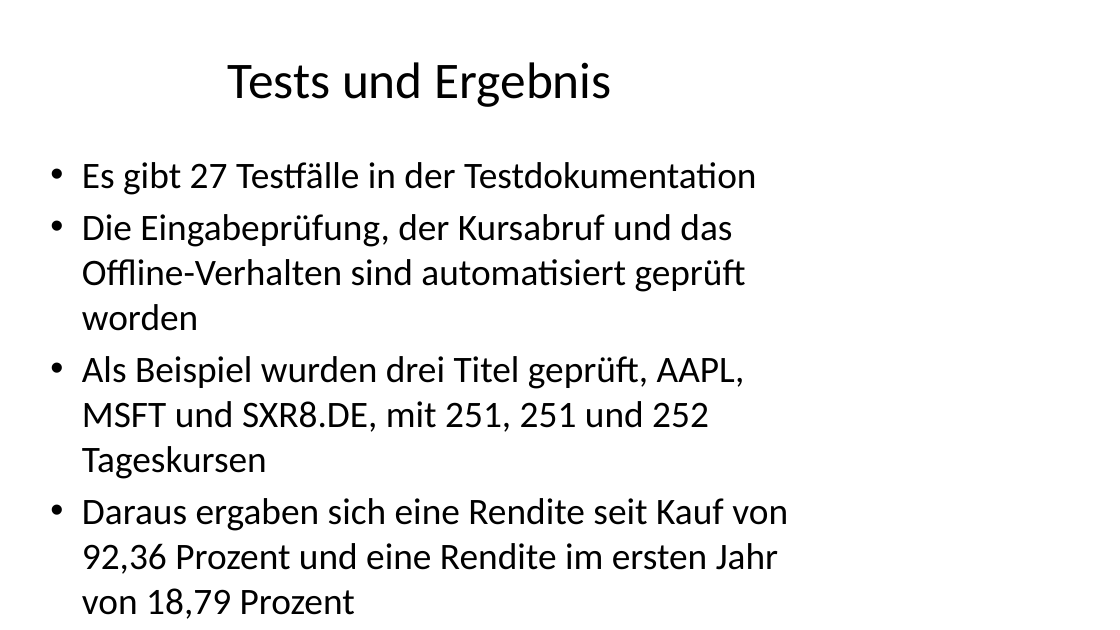
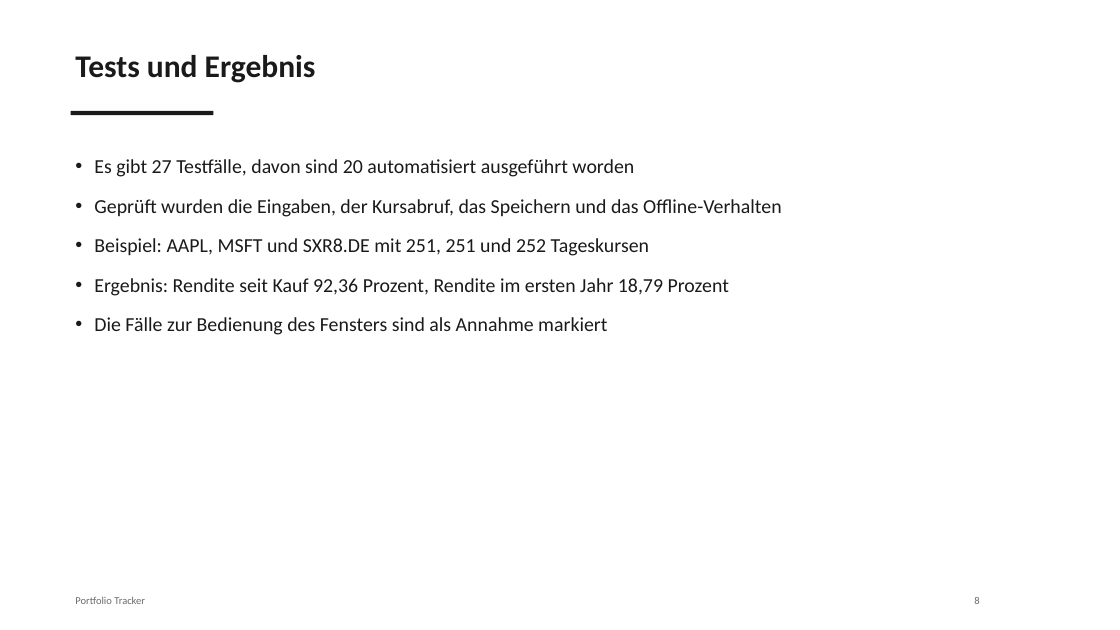
Before and after one commit to Apewee/PortfolioTracker, a slide deck: slide 9 of PortfolioPräsentation.pptx (slide 8 before the commit). Drawn at 1120x630 pixels with LibreOffice and Linux fonts; fonts in the diff are those of the drawing. Boxes give left, top, right and bottom in pixels: in the first picture for what was removed or moved away, otherwise in the second. Text is boxed around its words. In the diff, an @@ line names an element or a change of style, - is before the commit and + after.

```diff
--- a/PortfolioPräsentation.pptx
+++ b/PortfolioPräsentation.pptx
@@ text "Tests und Ergebnis": place and size @@
-text "Tests und Ergebnis" at bbox=[228, 62, 611, 107]
+text "Tests und Ergebnis" at bbox=[75, 55, 316, 83]
@@ text "Tests und Ergebnis" at bbox=[75, 55, 316, 83]: size 44 to 27 pt, text colour #000000 to #1A1A1A, bold on; alignment centre to left; vertical alignment middle to top @@
@@ rectangle added at bbox=[71, 111, 213, 115], fill #1A1A1A @@
@@ text at bbox=[94, 159, 781, 335]: text changed; size 32 to 17 pt; text colour #000000 to #1A1A1A @@
-• Es gibt 27 Testfälle in der Testdokumentation
-• Die Eingabeprüfung, der Kursabruf und das Offline-Verhalten sind automatisiert geprüft worden
-• Als Beispiel wurden drei Titel geprüft, AAPL, MSFT und SXR8.DE, mit 251, 251 und 252 Tageskursen
-• Daraus ergaben sich eine Rendite seit Kauf von 92,36 Prozent und eine Rendite im ersten Jahr von 18,79 Prozent
-• Die Fälle zur Bedienung des Fensters sind im Protokoll als Annahme markiert und sollten noch von Hand bestätigt werden
+• Es gibt 27 Testfälle, davon sind 20 automatisiert ausgeführt worden
+• Geprüft wurden die Eingaben, der Kursabruf, das Speichern und das Offline-Verhalten
+• Beispiel: AAPL, MSFT und SXR8.DE mit 251, 251 und 252 Tageskursen
+• Ergebnis: Rendite seit Kauf 92,36 Prozent, Rendite im ersten Jahr 18,79 Prozent
+• Die Fälle zur Bedienung des Fensters sind als Annahme markiert
@@ text added at bbox=[75, 597, 145, 604], 9 pt, text #6B6B6B @@
+Portfolio Tracker
@@ text added at bbox=[974, 597, 979, 604], 9 pt, text #6B6B6B @@
+8
```
Also in this commit, not shown: 8 other slides changed, 1 slide added.
